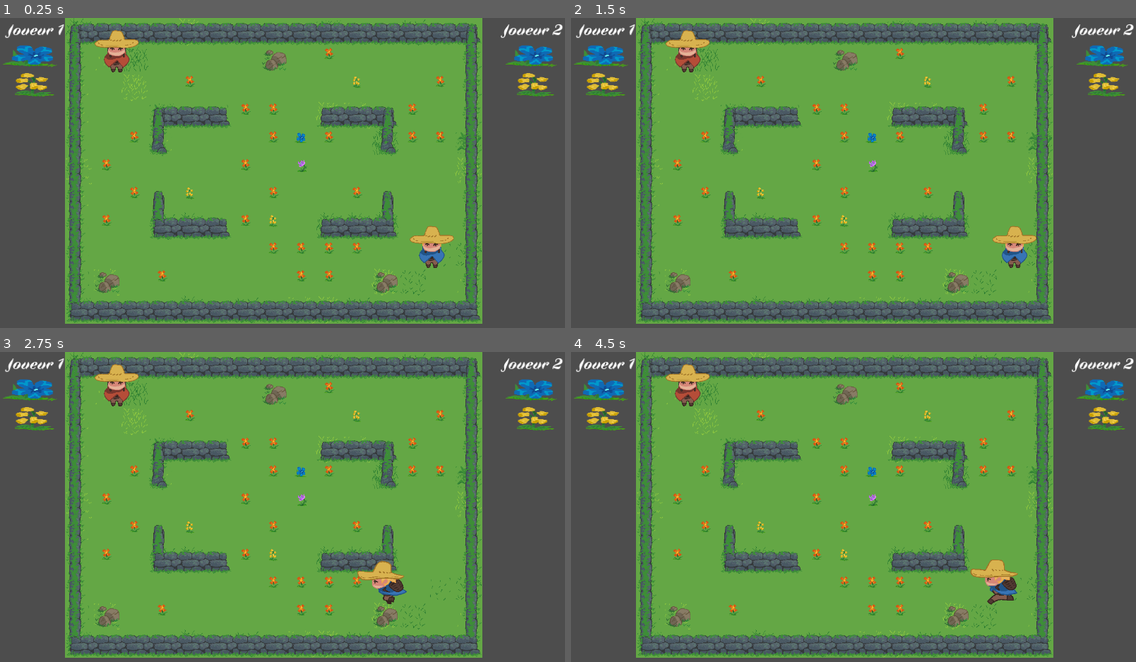
Above: before the commit, frames 1-4 (two rows, left to right).
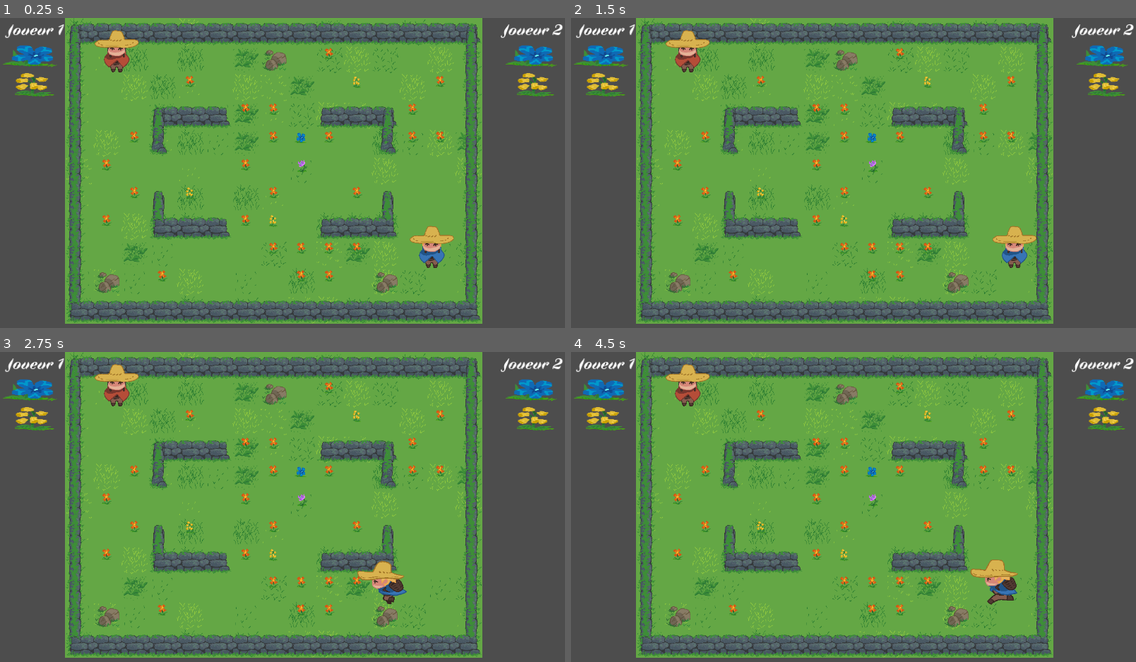
Above: after the commit, the same moments.

Repository: FablabMurat/2025GameJamCantal-1
Game: Godot game, scene res://root.tscn
The game is run twice, just before and just after one commit, with the same random seed, the same clock (stepped at 60 frames per second) and the same inputs.
Inputs:
- Up to frame 1 (0.25 s): no input
- Up to frame 2 (1.5 s): tap Enter (ui_accept) at 0.5, 0.77, 1.25 s; hold Right (ui_right) from 0.53 s (still down)
- Up to frame 3 (2.75 s): tap Enter (ui_accept) at 1.52, 2 s; release Right (ui_right) at 2.03 s; hold Left (ui_left) from 2.03 s (still down)
- Up to frame 4 (4.5 s): release Left (ui_left) at 2.78 s; hold Right (ui_right) 2.78-4.28 s; tap Enter (ui_accept) at 3.02, 3.77, 4.25 s; hold Left (ui_left) from 4.28 s (still down)

The runs differ from the first frame. In frame 1, 1.6% of the frame differs, in the area x 16-81%, y 8-90%; in frame 2, 1.6%; in frame 3, 1.6%; in frame 4, 1.6%.

Commit message:
make flower tilemap not visible

Diff:
--- a/niveau.gd
+++ b/niveau.gd
@@ -52,10 +52,9 @@
 
 func addplant(idxplant, newplant, nb):
 	var fleurs_tilemap = $ZoneJeu/MarkerLevel.get_child(0).get_node("Fleurs")
-
 	var all_cells = fleurs_tilemap.get_used_cells()
 	var available_cells = all_cells.filter(func(cell): return not used_cells.has(cell))
-
+	fleurs_tilemap.visible = false
 	if available_cells.size() == 0:
 		push_warning("No available cells!")
 		return
